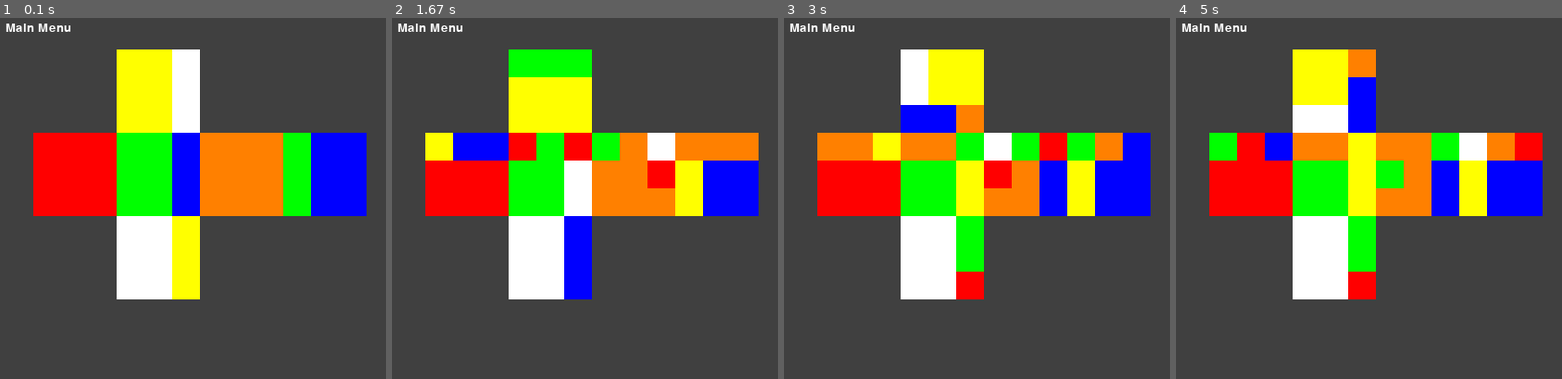
Above: before the commit, frames 1-4 (left to right).
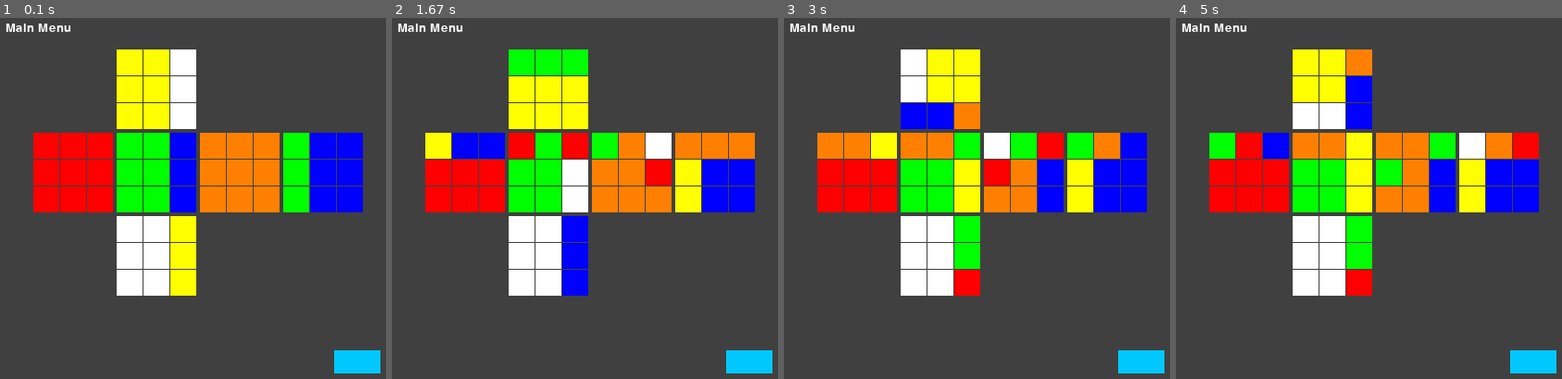
Above: after the commit, the same moments.

Repository: Markek1/Rubiks-cube-simulator
Game: pygame game, started from gui.py
Same seed, same stepped clock (60 frames per second), same inputs: the game is played once before the commit and once after it.
Inputs:
- Up to frame 1 (0.1 s): no input
- Up to frame 2 (1.67 s): no input
- Up to frame 3 (3 s): no input
- Up to frame 4 (5 s): no input

The runs differ from the first frame. In frame 1, 5.0% of the frame differs, in the area x 8-99%, y 8-99%; in frame 2, 5.2%; in frame 3, 5.5%; in frame 4, 5.5%.

Commit message:
added space between cube sides and squares

Diff:
--- a/gui.py
+++ b/gui.py
@@ -5,25 +5,32 @@
 
 
 def draw_cube(cube_to_draw, start_x, start_y, size_x, size_y):
-    '''Preferably size_x is divisible by 12 and size_y by 9'''
+    '''Preferably the ratio between size_x ans size_y is 4:3
+       and size_x is divisible by 12 and size_y by 9'''
+
+    def draw_side(side, start_side_x, start_side_y):
+        s_x, s_y = m_x // 3, m_y // 3 # width and height of each square
+        for j in range(3):
+            for i in range(3):
+                pygame.draw.rect(screen, cube.COLORS[side[j][i]],
+                                pygame.Rect(start_side_x + i * (m_x // 3),
+                                            start_side_y + j * (m_x // 3),
+                                            s_x - 1, s_y - 1)) # -1 for small edghes between squares
 
     x, y = size_x // 4, size_y // 3 # x, y of each side
-    draw_side(cube_to_draw.sides['U'], start_x + x, start_y, x, y)
-    draw_side(cube_to_draw.sides['L'], start_x, start_y + y, x, y)
-    draw_side(cube_to_draw.sides['F'], start_x + x, start_y + y, x, y)
-    draw_side(cube_to_draw.sides['R'], start_x + 2 * x, start_y + y, x, y)
-    draw_side(cube_to_draw.sides['B'], start_x + 3 * x, start_y + y, x, y)
-    draw_side(cube_to_draw.sides['D'], start_x + x, start_y + 2 * y, x, y)
+    m_x, m_y = x - 3, y - 3 # modified side sizes to have spaces between sides
+    draw_side(cube_to_draw.sides['U'], start_x + x, start_y)
+    draw_side(cube_to_draw.sides['L'], start_x, start_y + y)
+    draw_side(cube_to_draw.sides['F'], start_x + x, start_y + y)
+    draw_side(cube_to_draw.sides['R'], start_x + 2 * x, start_y + y)
+    draw_side(cube_to_draw.sides['B'], start_x + 3 * x, start_y + y)
+    draw_side(cube_to_draw.sides['D'], start_x + x, start_y + 2 * y)
 
 
-def draw_side(side, start_x, start_y, size_x, size_y):
-    s_x, s_y = size_x // 3, size_y // 3 # width and height of each square
-    for j in range(3):
-        for i in range(3):
-            pygame.draw.rect(screen, cube.COLORS[side[j][i]],
-                             pygame.Rect(start_x + i * (size_x // 3),
-                                         start_y + j * (size_x // 3),
-                                         s_x, s_y))
+def draw_buttons(button, color):
+    if not edge_color:
+        edge_color = color
+    pygame.draw.rect(screen, color, button)
 
 
 def draw_text(text, font, color, surface, x, y):
@@ -35,14 +42,18 @@
 
 FPS = 5
 BACKGROUND_COLOR = (64, 64, 64)
+BUTTON_COLOR = (0, 200, 255)
+WIDTH, HEIGHT = 500, 500
 main_clock = pygame.time.Clock()
 pygame.init()
 pygame.display.set_caption('Rubiks cube simulator')
-screen = pygame.display.set_mode((500, 500))
+screen = pygame.display.set_mode((WIDTH, HEIGHT))
 font = pygame.font.SysFont(None, 20)
 
 c = cube.Cube()
 moves_to_do = "R2 U R U R' U' R' U' R' U R'"
+
+buttons = {}
 
 
 def main_menu():
@@ -72,16 +83,14 @@
 
             # mx, my = pygame.mouse.get_pos()
 
-            # button_1 = pygame.Rect(50, 100, 200, 50)
+            button_new = pygame.Rect(WIDTH - WIDTH // 4, HEIGHT - HEIGHT // 4, WIDTH // 10, HEIGHT // 20)
             # button_2 = pygame.Rect(50, 200, 200, 50)
 
-            # if click:
-            #     if button_1.collidepoint((mx, my)):
-            #         game()
-            #     if button_2.collidepoint((mx, my)):
-            #         options()
+            if click:
+                if button_1.collidepoint((mx, my)):
+                    pass
 
-            # pygame.draw.rect(screen, (255, 0, 0), button_1)
+            pygame.draw.rect(screen, BUTTON_COLOR, button_new)
             # pygame.draw.rect(screen, (255, 0, 0), button_2)
 
             pygame.display.update()
